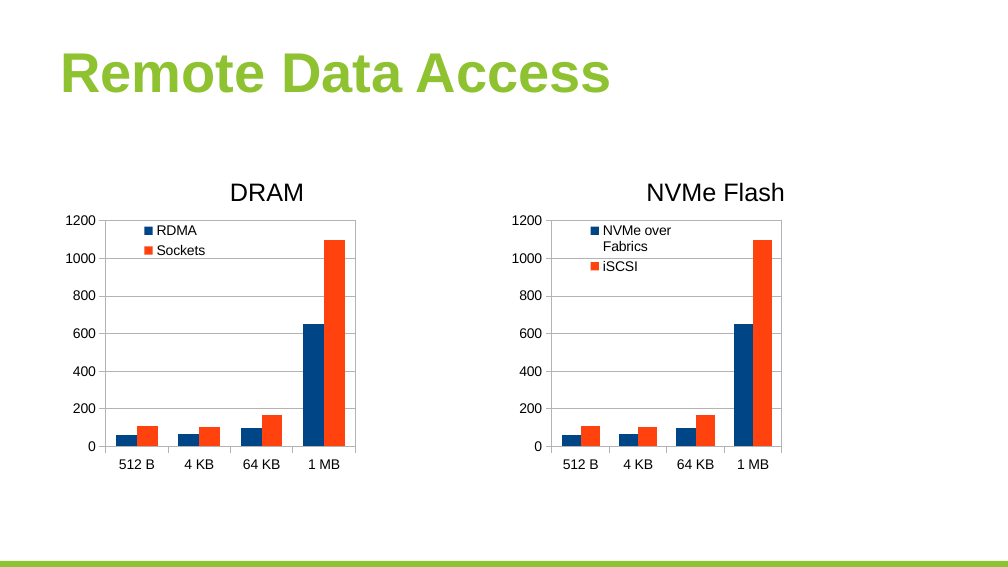
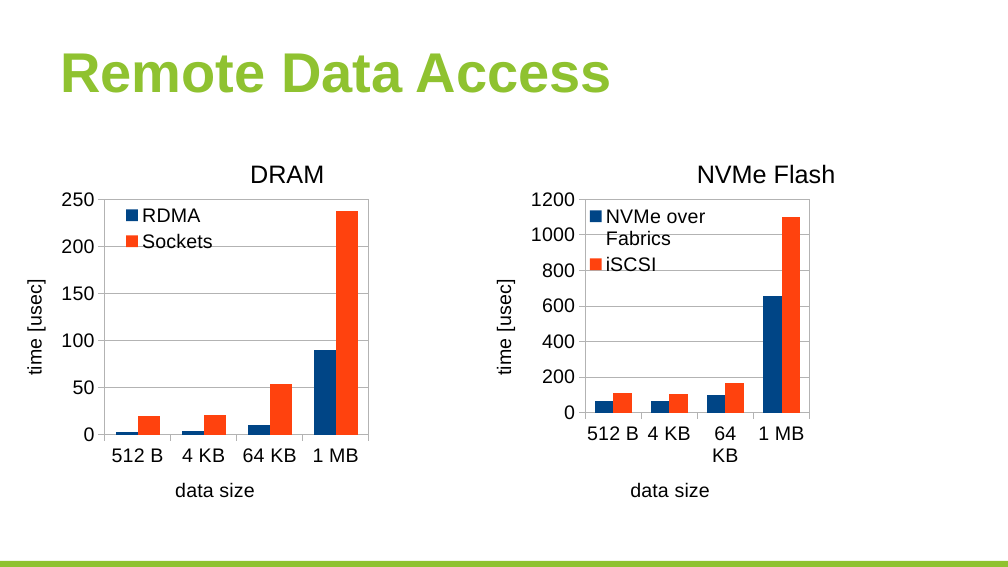
Before and after one commit to huangyibo/spark-summit-17, a slide deck: slide 5 of template.odp. Drawn at 1008x567 pixels with LibreOffice and Linux fonts; fonts in the diff are those of the drawing; background and template pictures are left out. Boxes give left, top, right and bottom in pixels: in the first picture for what was removed or moved away, otherwise in the second. Text is boxed around its words. In the diff, an @@ line names an element or a change of style, - is before the commit and + after.

```diff
--- a/template.odp
+++ b/template.odp
@@ text "DRAM": place and size @@
-text "DRAM" at bbox=[230, 183, 304, 201]
+text "DRAM" at bbox=[250, 165, 324, 183]
@@ text "NVMe Flash": place and size @@
-text "NVMe Flash" at bbox=[646, 182, 785, 202]
+text "NVMe Flash" at bbox=[697, 164, 836, 184]
@@ column chart at bbox=[0, 181, 487, 524] @@
-RDMA: 60, 70, 100, 650
+RDMA: 2, 4, 10, 90
-Sockets: 110, 100, 170, 1100
+Sockets: 20, 21, 54, 238
@@ category axis title "" to "data size" @@
@@ value axis title "" to "time [usec]" @@
@@ legend changed @@
@@ category axis changed @@
@@ value axis changed @@
@@ column chart: place and size @@
-column chart at bbox=[57, 208, 442, 478]
+column chart at bbox=[0, 181, 487, 524]
@@ column chart at bbox=[470, 181, 957, 524] @@
@@ category axis title "" to "data size" @@
@@ value axis title "" to "time [usec]" @@
@@ legend changed @@
@@ category axis changed @@
@@ value axis changed @@
@@ column chart: place and size @@
-column chart at bbox=[504, 208, 888, 478]
+column chart at bbox=[470, 181, 957, 524]
```
Also in this commit, not shown: 4 other slides changed, 1 other file.
